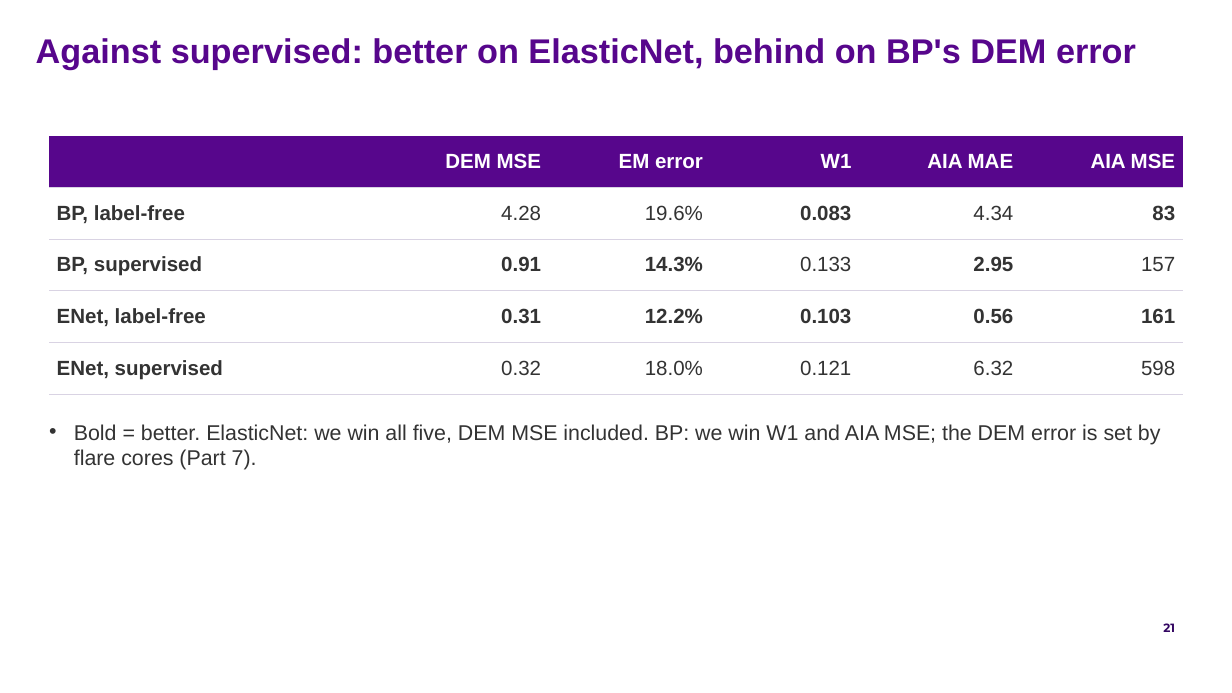
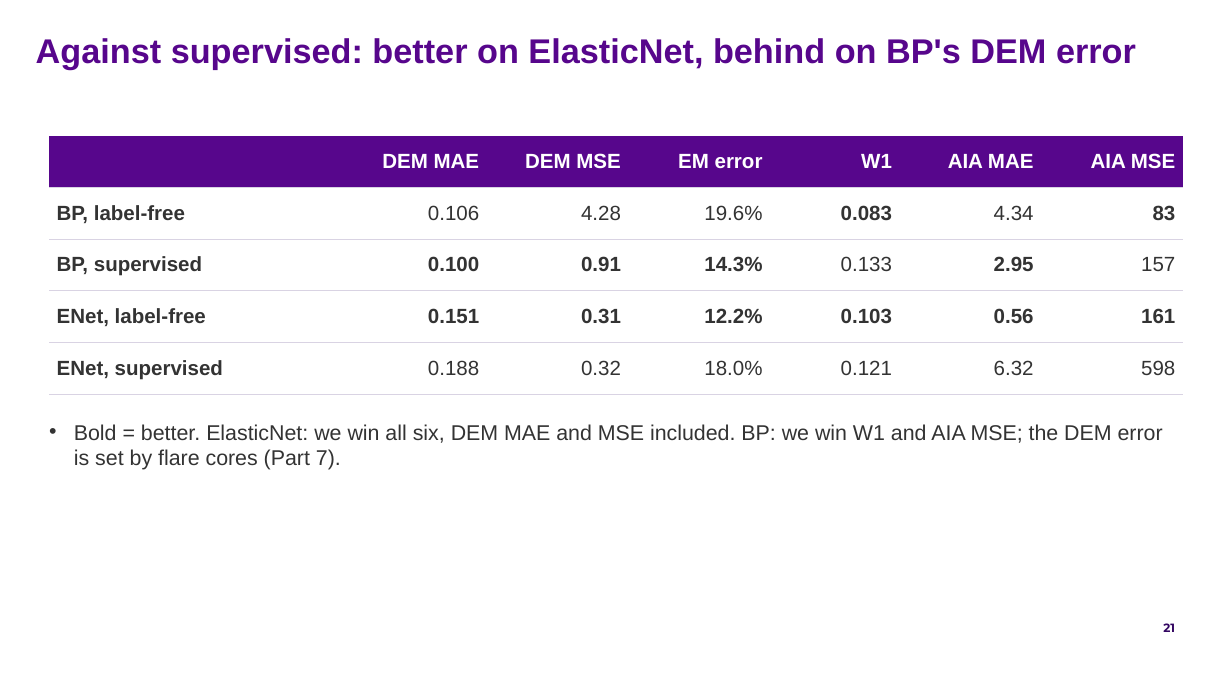
Before and after one commit to FruitPnchSamuraiG/solar-dem-inversion, a slide deck: slide 21 of slides/DEM_deck_v2.pptx. Drawn at 1232x693 pixels with LibreOffice and Linux fonts; fonts in the diff are those of the drawing; background and template pictures are left out. Boxes give left, top, right and bottom in pixels: in the first picture for what was removed or moved away, otherwise in the second. Text is boxed around its words. In the diff, an @@ line names an element or a change of style, - is before the commit and + after.

Commit message:
slides: merge Google Slides edits (DEM MAE column, multi-peak slide dropped, heavy-tail bullet, Part 8 renamed)
Flare cores in the heavy-tail bullet are 1 in 10,000 (69,283 of 705M), not
1 in 70k. ElasticNet now wins all six columns of the results table.

```diff
--- a/slides/DEM_deck_v2.pptx
+++ b/slides/DEM_deck_v2.pptx
@@ table at <box>49,136,1183,394</box> @@
+column 2: DEM MAE | 0.106 | 0.100 | 0.151 | 0.188
@@ text at <box>74,424,1163,470</box>: text changed @@
-• Bold = better. ElasticNet: we win all five, DEM MSE included. BP: we win W1 and AIA MSE; the DEM error is set by flare cores (Part 7).
+• Bold = better. ElasticNet: we win all six, DEM MAE and MSE included. BP: we win W1 and AIA MSE; the DEM error is set by flare cores (Part 7).
```
Also in this commit, not shown: 4 other slides changed, 1 slide removed, 2 other files.
